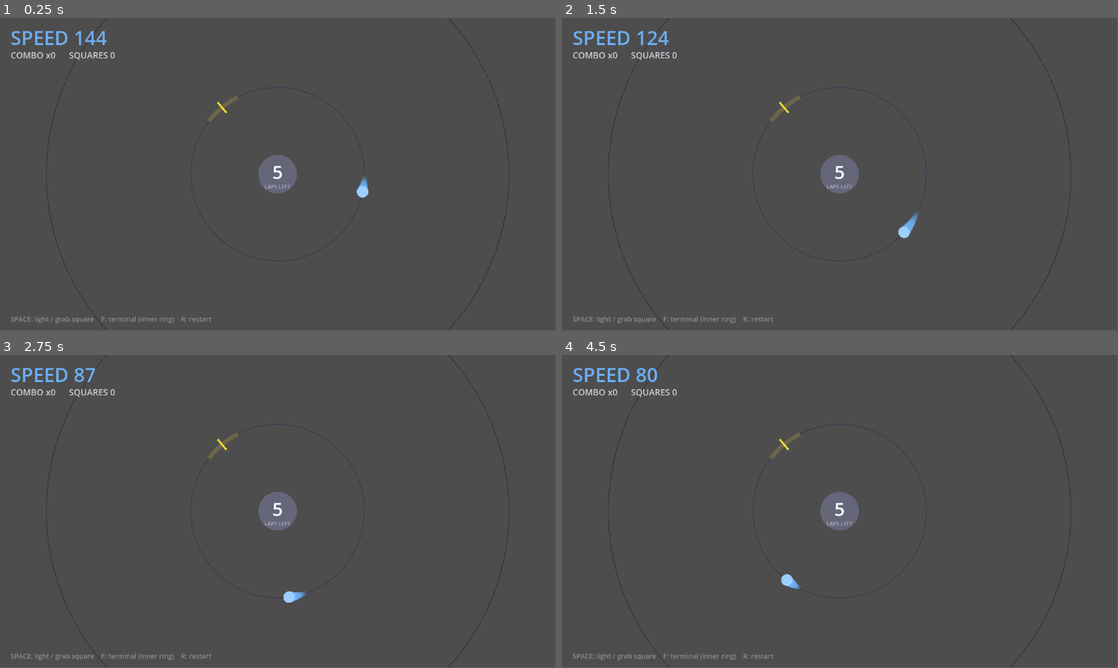
Above: before the commit, frames 1-4 (two rows, left to right).
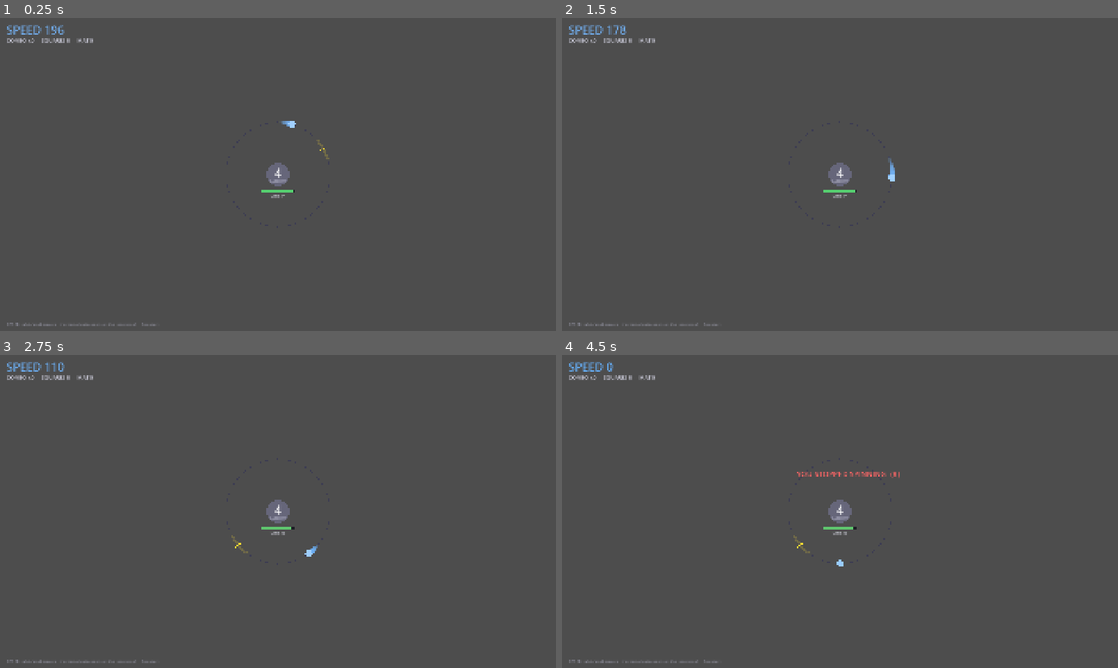
Above: after the commit, the same moments.

Repository: kjbrown-sandbox/juniper-dev-gamejam
Game: Godot game, scene res://Game.tscn
Same seed, same stepped clock (60 frames per second), same inputs: the game is played once before the commit and once after it.
Inputs:
- Up to frame 1 (0.25 s): no input
- Up to frame 2 (1.5 s): tap Enter at 0.5 s; hold Up 0.53-1.28 s; tap C at 0.6 s; tap Space at 0.77, 1.07 s; tap F at 0.8, 1.35 s; hold Down from 1.28 s (still down)
- Up to frame 3 (2.75 s): tap Space at 1.52, 1.82 s; tap 1 at 1.55, 2.1 s; release Down at 2.03 s; hold Up from 2.03 s (still down); tap 2 at 2.3 s
- Up to frame 4 (4.5 s): tap 2 at 2.85 s; tap Space at 3.02, 3.32, 3.77, 4.07 s; tap 3 at 3.05, 3.6 s; release Up at 3.53 s; hold Down from 3.53 s (still down); tap 4 at 3.8, 4.35 s
In our replay, the window is 799x449 before the commit and 800x450 after it. These sizes can differ from the game's own. Grey fills any space a smaller window leaves; there, only what the larger window draws over its background counts as a difference.

The runs differ from the first frame. In frame 1, 2.0% of the frame differs, in the area x 1-92%, y 0-100%; in frame 2, 2.0%; in frame 3, 2.0%; in frame 4, 2.2%.

Commit message:
Revolutions: 3-ring loop, asteroids, and a pile of feel fixes
- Phase 3: outer ring with counter-orbiting asteroids (ram 3x to crack for
  asteroid material; collect to win). Second currency + dual-light upgrade.
- Lights generalized to multiple at once; rising-cost "more squares" upgrade.
- Revolutions counted at a top tick (spawn at top, per-ring tick marks).
- Unlocks no longer pause: camera zooms out to the new ring and stays.
- Angular pace now scales by current ring radius, so outer rings genuinely feel
  slower (fixes the backwards traverse feel).
- Terminal auto-opens on landing at the hub (C closes, F feeds); squares are a
  finite batch refilled per hub visit instead of respawning on a timer.
- Stall-to-death wind-down; mid-glide SPACE is harmless. Display 1920x1080.

Co-Authored-By: Claude Opus 4.8 (1M context) <noreply@anthropic.com>

Diff:
--- a/Game.gd
+++ b/Game.gd
@@ -1,56 +1,71 @@
 extends Node2D
-# GRAY BOX — "Revolutions". Momentum feel + a dying-core economy. SPACE: nail the light
-# (the core PAYS core-power to create each one) to boost. Phase 1: do 5 laps on the
-# inner ring. Then a far outer ring unlocks where you harvest material squares to refuel
-# the core — but hauling cargo drags you down. Race a 50-lap countdown to win. F opens a
-# paused terminal to feed the core or buy upgrades. One file, all logic in _process, all
-# rendering in _draw. Disposable.
+# GRAY BOX — "Revolutions". Momentum feel + a dying-core economy across three rings.
+# SPACE: nail the light(s) (the core PAYS core-power per light) to boost. P1: 5 laps on
+# the inner ring. P2: a middle ring unlocks where you grab squares to refuel the core
+# (50 laps). P3: an outer ring unlocks with counter-orbiting asteroids — ram them 3x to
+# crack them for asteroid material; collect 500 to win. Laps are counted at the top tick.
+# Reaching the inner ring auto-opens a paused terminal to feed/upgrade (C closes). Disposable.
 
 # ── Rings ──────────────────────────────────────────────────
-@export var base_radius := 180.0       # inner ring (ring 0)
-@export var ring_gap := 300.0          # outer ring is far away so distance reads big
+@export var base_radius := 180.0
+@export var ring_gap := 300.0
 @export var planet_radius := 40.0
 @export var moon_radius := 12.0
-@export var traverse_time := 2.5        # s to glide between rings
-@export var traverse_cost := 25.0       # speed lost going OUT (half refunded going IN)
+@export var traverse_time := 2.0
+@export var traverse_cost := 25.0
 @export var view_margin := 0.80
 
 # ── Light / boost ──────────────────────────────────────────
 @export var gate_window := 0.22
-@export var light_delay := 1.0          # s after a hit before the next light spawns
-@export var light_cost := 1.0           # core power spent to spawn a light
-@export var start_speed := 150.0
-@export var min_speed := 80.0
+@export var light_delay := 1.0
+@export var light_cost := 1.0
+@export var light_ahead_min_deg := 30.0
+@export var light_ahead_max_deg := 180.0
+@export var start_speed := 200.0
+@export var min_speed := 0.0
+@export var death_speed := 50.0
+@export var stall_decay := 120.0
 @export var max_speed := 2500.0
-@export var boost_base := 45.0
+@export var boost_base := 60.0
 @export var combo_mult := 0.08
-@export var base_decay := 20.0
-@export var whiff_slow := 0.95
+@export var base_decay := 15.0
+@export var whiff_slow := 0.85
 @export var hitstop_time := 0.05
 
 # ── Core / materials / inventory ───────────────────────────
-@export var core_start := 20.0
-@export var core_cap := 99.0
-@export var feed_per_square := 5.0
-@export var material_max := 3
+@export var core_start := 15.0
+@export var core_cap := 15.0
+@export var feed_per_square := 7.0
+@export var material_max := 1
 @export var material_tol := 0.18
 @export var material_respawn_lo := 2.0
 @export var material_respawn_hi := 4.0
-@export var pickup_slow := 0.94         # speed kept when you scoop a square
-@export var square_decay := 18.0        # extra decay per carried square
+@export var pickup_slow := 1.0
+@export var square_decay := 10.0
+
+# ── Asteroids (ring 3 / outer) ─────────────────────────────
+@export var asteroid_max := 4
+@export var asteroid_radius := 16.0
+@export var asteroid_speed := 1.2       # rad/s, counter-orbiting (opposite the player)
+@export var asteroid_hits := 3          # rams to crack one
+@export var asteroid_hit_mult := 0.7    # speed kept when you ram one
+@export var asteroid_tol := 0.16        # rad window a ram registers
+@export var asteroid_hit_cd := 0.5      # s before the same rock can hit you again
 
 # ── Goal ───────────────────────────────────────────────────
 @export var p1_revs := 5
-@export var p2_revs := 50
-@export var cine_dur := 5.0
+@export var p2_revs := 20
+@export var p3_asteroids := 50
 
 # ── State ──────────────────────────────────────────────────
-var phase := "p1"        # p1 | cine | p2 | won
+var phase := "p1"        # p1 | p2 | p3 | stalling | dead | won
+var top_angle := -PI / 2.0
+var banner_text := ""
+var banner_timer := 0.0
 var angle := 0.0
 var speed := 0.0
 var combo := 0
 var revs_left := 0
-var rev_accum := 0.0
 var unlocked := 1
 var current_ring := 0
 var display_radius := 0.0
@@ -59,17 +74,18 @@
 var move_to := 0
 var move_t := 0.0
 var view_scale := 1.0
-var cine_t := 0.0
 
 var core := 0.0
-var core_visible := false
 var inventory := 0
-
-var has_light := false
-var light_angle := 0.0
+var asteroid_mats := 0
+
+var lights: Array = []   # angles (floats); up to light_count at once
+var light_count := 1
 var light_timer := 0.0
 
-var materials: Array = []   # { angle:float, active:bool, timer:float }
+var materials: Array = []   # angle floats (active squares on the middle ring)
+var asteroids: Array = []   # { angle, hits_left, cd }
+var maxsq_cost := 1
 var shop: Array = []
 var terminal_open := false
 
@@ -86,35 +102,37 @@
 
 
 func make_shop() -> Array:
-	# Only the reveal shows until bought; then the real upgrades appear.
-	if not core_visible:
-		return [{ "id": "reveal", "name": "Reveal core power", "cost": 1 }]
-	return [
-		{ "id": "inertia", "name": "Increase inertia (-square drag)", "cost": 2 },
-		{ "id": "boost",   "name": "Stronger light boost (+0.2 core/light)", "cost": 2 },
-		{ "id": "maxsq",   "name": "More squares at ring 2 (+1)", "cost": 3 },
+	var s: Array = [
+		{ "id": "inertia", "name": "Increase inertia (-square drag)", "cost": 2, "cur": "sq" },
+		{ "id": "boost",   "name": "Stronger light boost (+0.2 core/light)", "cost": 2, "cur": "sq" },
+		{ "id": "maxsq",   "name": "More squares (+1)", "cost": maxsq_cost, "cur": "sq" },
 	]
+	if light_count < 2:
+		s.append({ "id": "dual", "name": "Two light boosts at once", "cost": 1, "cur": "ast" })
+	return s
 
 
 func reset() -> void:
 	phase = "p1"
-	angle = 0.0
+	angle = top_angle
 	speed = start_speed
 	combo = 0
 	revs_left = p1_revs
-	rev_accum = 0.0
 	unlocked = 1
 	current_ring = 0
 	display_radius = ring_r(0)
 	moving = false
 	move_t = 0.0
-	cine_t = 0.0
+	banner_timer = 0.0
 	core = core_start
-	core_visible = false
 	inventory = 0
-	has_light = false
+	asteroid_mats = 0
+	lights.clear()
+	light_count = 1
 	light_timer = 0.0
 	materials.clear()
+	asteroids.clear()
+	maxsq_cost = 1
 	shop = make_shop()
 	terminal_open = false
 	trail.clear()
@@ -146,9 +164,8 @@
 
 
 func desired_scale() -> float:
-	if phase == "cine":
-		return frame_scale(ring_r(1)) if cine_t < cine_dur * 0.6 else frame_scale(ring_r(0))
-	return frame_scale(display_radius)
+	# Always frame the outermost unlocked ring, so each unlock zooms out and stays out.
+	return frame_scale(ring_r(unlocked - 1))
 
 
 func moon_world() -> Vector2:
@@ -167,42 +184,67 @@
 	return base_decay + inventory * square_decay
 
 
-# ── Light ──────────────────────────────────────────────────
-func aligned() -> bool:
-	return has_light and absf(wrapf(angle - light_angle, -PI, PI)) <= gate_window
-
-
-# ── Materials ──────────────────────────────────────────────
-func ensure_materials() -> void:
-	while materials.size() < material_max:
-		materials.append({ "angle": randf_range(-PI, PI), "active": false, "timer": randf_range(material_respawn_lo, material_respawn_hi) })
+func crossed(target: float, a0: float, a1: float) -> bool:
+	# True if the moon swept past `target` this frame (small forward step).
+	var r0 := wrapf(target - a0, -PI, PI)
+	var r1 := wrapf(target - a1, -PI, PI)
+	return signf(r0) != signf(r1) and absf(r0) < 1.0 and absf(r1) < 1.0
+
+
+# ── Lights ─────────────────────────────────────────────────
+func aligned_light() -> int:
+	for i in lights.size():
+		if absf(wrapf(angle - lights[i], -PI, PI)) <= gate_window:
+			return i
+	return -1
+
+
+func rand_ahead() -> float:
+	return wrapf(angle + deg_to_rad(randf_range(light_ahead_min_deg, light_ahead_max_deg)), -PI, PI)
+
+
+# ── Spawners ───────────────────────────────────────────────
+func refill_materials() -> void:
+	# A fresh finite batch; no respawn timer — you must return to the hub for more.
+	materials.clear()
+	for i in material_max:
+		materials.append(randf_range(-PI, PI))
+
+
+func ensure_asteroids() -> void:
+	while asteroids.size() < asteroid_max:
+		asteroids.append({ "angle": randf_range(-PI, PI), "hits_left": asteroid_hits, "cd": 0.0 })
 
 
 # ── Phase transitions ──────────────────────────────────────
 func on_revolution() -> void:
-	revs_left -= 1
-	if revs_left <= 0:
-		if phase == "p1":
-			phase = "cine"
-			cine_t = 0.0
-			unlocked = 2
-			has_light = false
-		elif phase == "p2":
-			revs_left = 0
-			phase = "won"
-
-
-func end_cine() -> void:
-	phase = "p2"
-	revs_left = p2_revs
-	current_ring = 0
-	display_radius = ring_r(0)
-	ensure_materials()
+	if phase == "p1":
+		revs_left -= 1
+		if revs_left <= 0:
+			unlock_ring(2, "p2")
+	elif phase == "p2":
+		revs_left -= 1
+		if revs_left <= 0:
+			unlock_ring(3, "p3")
+
+
+func unlock_ring(new_unlocked: int, next_phase: String) -> void:
+	# No cinematic pause — play continues; the camera just zooms out (and stays out).
+	unlocked = new_unlocked
+	phase = next_phase
+	banner_text = "RING %d UNLOCKED" % new_unlocked
+	banner_timer = 2.5
+	if next_phase == "p2":
+		revs_left = p2_revs
+		refill_materials()
+	elif next_phase == "p3":
+		refill_materials()
+		ensure_asteroids()
 
 
 # ── Sim ────────────────────────────────────────────────────
 func _process(delta: float) -> void:
-	if terminal_open or phase == "won":
+	if terminal_open or phase == "won" or phase == "dead":
 		queue_redraw()
 		return
 
@@ -212,13 +254,13 @@
 		sim = 0.0
 
 	if sim > 0.0:
-		if phase == "cine":
-			_tick_cine(sim)
+		if phase == "stalling":
+			_tick_stall(sim)
 		else:
 			_tick_play(sim)
 
-	# Juice timers.
 	view_scale = lerpf(view_scale, desired_scale(), clampf(3.0 * delta, 0.0, 1.0))
+	banner_timer = maxf(0.0, banner_timer - delta)
 	shake = maxf(0.0, shake - delta * 5.0)
 	for p in particles:
 		p.pos += p.vel * delta
@@ -236,59 +278,79 @@
 	queue_redraw()
 
 
-func _tick_cine(sim: float) -> void:
-	# Keep revolving, no decay, camera handled by desired_scale().
-	angle = wrapf(angle + (speed / base_radius) * sim, -PI, PI)
-	trail.append(moon_world())
-	if trail.size() > 26:
-		trail.pop_front()
-	cine_t += sim
-	if cine_t >= cine_dur:
-		end_cine()
+func _tick_stall(sim: float) -> void:
+	speed = maxf(0.0, speed - stall_decay * sim)
+	display_radius = ring_r(current_ring)
+	angle = wrapf(angle + (speed / display_radius) * sim, -PI, PI)
+	_trail()
+	if speed <= 1.0:
+		phase = "dead"
 
 
 func _tick_play(sim: float) -> void:
 	speed = clampf(speed - cur_decay() * sim, min_speed, max_speed)
-	# Angular pace uses the FIXED base radius so timing feel is ring-independent.
-	var dang := (speed / base_radius) * sim
-	angle = wrapf(angle + dang, -PI, PI)
-
-	rev_accum += dang
-	if rev_accum >= TAU:
-		rev_accum -= TAU
-		on_revolution()
-		if phase != "p2" and phase != "p1":
-			return
-
-	# Ring glide.
+	if speed <= death_speed:
+		phase = "stalling"
+		return
+	# Ring glide first, so the radius we're on this frame drives the angular pace.
 	if moving:
 		move_t += sim / maxf(0.001, traverse_time)
 		if move_t >= 1.0:
 			move_t = 1.0
 			moving = false
 			current_ring = move_to
+			if current_ring == 0:
+				terminal_open = true   # auto-open the terminal on reaching the hub
+				refill_materials()     # fresh batch of squares each time you return
 		display_radius = lerpf(ring_r(move_from), ring_r(move_to), move_t)
 	else:
 		display_radius = ring_r(current_ring)
 
-	# Light: respawn after delay, costs core. No core -> stall (no spawn).
-	if not has_light:
+	# Angular pace = speed / CURRENT radius, so bigger rings sweep slower (feel slower).
+	var dang := (speed / display_radius) * sim
+	var a0 := angle
+	angle = wrapf(angle + dang, -PI, PI)
+	# Laps are counted when you cross the top tick.
+	if (phase == "p1" or phase == "p2") and crossed(top_angle, a0, angle):
+		on_revolution()
+
+	# Lights: respawn light_count of them after the delay, each costing core.
+	if lights.is_empty():
 		light_timer -= sim
-		if light_timer <= 0.0 and core >= light_cost:
-			core -= light_cost
-			light_angle = randf_range(-PI, PI)
-			has_light = true
-
-	# Materials (phase 2, outer ring) — only respawn timers here; you grab them with SPACE.
-	if phase == "p2":
-		ensure_materials()
-		for m in materials:
-			if not m.active:
-				m.timer -= sim
-				if m.timer <= 0.0:
-					m.active = true
-					m.angle = randf_range(-PI, PI)
-
+		if light_timer <= 0.0:
+			for n in light_count:
+				if core >= light_cost:
+					core -= light_cost
+					lights.append(rand_ahead())
+
+	# Asteroids on the outer ring (P3): counter-orbit; ram them on ring 2 (index).
+	if phase == "p3":
+		ensure_asteroids()
+		for ast in asteroids:
+			ast.angle = wrapf(ast.angle - asteroid_speed * sim, -PI, PI)
+			if ast.cd > 0.0:
+				ast.cd -= sim
+		if current_ring == 2:
+			for ast in asteroids:
+				if ast.cd <= 0.0 and absf(wrapf(angle - ast.angle, -PI, PI)) < asteroid_tol:
+					speed = speed * asteroid_hit_mult
+					ast.cd = asteroid_hit_cd
+					ast.hits_left -= 1
+					shake = minf(1.8, shake + 0.5)
+					var ap := ring_point(ring_r(2), ast.angle)
+					for i in 8:
+						particles.append({ "pos": ap, "vel": Vector2.from_angle(randf_range(-PI, PI)) * randf_range(90.0, 220.0), "life": randf_range(0.2, 0.45) })
+					if ast.hits_left <= 0:
+						asteroid_mats += 1
+						popups.append({ "pos": ap, "text": "+MAT", "life": 0.7, "size": 16 })
+						if asteroid_mats >= p3_asteroids:
+							phase = "won"
+		asteroids = asteroids.filter(func(a): return a.hits_left > 0)
+
+	_trail()
+
+
+func _trail() -> void:
 	trail.append(moon_world())
 	if trail.size() > 26:
 		trail.pop_front()
@@ -302,26 +364,23 @@
 
 	if terminal_open:
 		match k:
-			KEY_F: terminal_open = false
-			KEY_C: feed_core()
-			KEY_1, KEY_2, KEY_3: buy(k - KEY_1)
+			KEY_C: terminal_open = false
+			KEY_F: feed_core()
+			KEY_1, KEY_2, KEY_3, KEY_4: buy(k - KEY_1)
 			KEY_R: reset()
 		return
 
+	var playing: bool = phase == "p1" or phase == "p2" or phase == "p3"
 	match k:
 		KEY_SPACE:
-			if phase == "p1" or phase == "p2":
+			if playing:
 				try_boost()
 		KEY_UP:
-			if phase == "p2":
+			if phase == "p2" or phase == "p3":
 				traverse(1)
 		KEY_DOWN:
-			if phase == "p2":
+			if phase == "p2" or phase == "p3":
 				traverse(-1)
-		KEY_F:
-			# Terminal only opens at the innermost ring.
-			if (phase == "p1" or phase == "p2") and current_ring == 0 and not moving:
-				terminal_open = true
 		KEY_R:
 			reset()
 
@@ -346,9 +405,7 @@
 	var best := -1
 	var bestd := material_tol
 	for i in materials.size():
-		if not materials[i].active:
-			continue
-		var d := absf(wrapf(angle - materials[i].angle, -PI, PI))
+		var d := absf(wrapf(angle - materials[i], -PI, PI))
 		if d < bestd:
 			bestd = d
 			best = i
@@ -356,10 +413,8 @@
 
 
 func acquire_material(i: int) -> void:
-	var m: Dictionary = materials[i]
-	var ma: float = m.angle
-	m.active = false
-	m.timer = randf_range(material_respawn_lo, material_respawn_hi)
+	var ma: float = materials[i]
+	materials.remove_at(i)
 	inventory += 1
 	speed = maxf(min_speed, speed * pickup_slow)
 	var mp := ring_point(ring_r(1), ma)
@@ -369,31 +424,36 @@
 
 
 func try_boost() -> void:
-	# On the outer ring, SPACE grabs a nearby square first.
-	if phase == "p2" and current_ring == 1:
+	if moving:
+		return   # mid-glide between rings: SPACE does nothing (no whiff penalty)
+	# On the middle ring, SPACE grabs a nearby square first.
+	if (phase == "p2" or phase == "p3") and current_ring == 1:
 		var mi := nearest_material()
 		if mi >= 0:
 			acquire_material(mi)
 			return
-	if not aligned():
+	var li := aligned_light()
+	if li < 0:
 		combo = 0
 		speed = maxf(min_speed, speed * whiff_slow)
 		shake = minf(1.5, shake + 0.2)
 		return
-	var q := 1.0 - absf(wrapf(angle - light_angle, -PI, PI)) / gate_window
+	var la: float = lights[li]
+	var q := 1.0 - absf(wrapf(angle - la, -PI, PI)) / gate_window
 	combo += 1
 	var gain := boost_base * (1.0 + combo * combo_mult) * (0.5 + 0.5 * q)
 	speed = minf(max_speed, speed + gain)
 	shake = minf(1.6, shake + 0.35 + 0.4 * q)
-	var lp := ring_point(display_radius, light_angle)
+	var lp := ring_point(display_radius, la)
 	for i in 12:
 		particles.append({ "pos": lp, "vel": Vector2.from_angle(randf_range(-PI, PI)) * randf_range(110.0, 280.0), "life": randf_range(0.25, 0.55) })
 	flashes.append({ "pos": lp, "life": 0.35 })
 	popups.append({ "pos": lp, "text": ("PERFECT" if q > 0.75 else "x%d" % combo), "life": 0.7, "size": 18 })
 	if q > 0.75:
 		hitstop = hitstop_time
-	has_light = false
-	light_timer = light_delay
+	lights.remove_at(li)
+	if lights.is_empty():
+		light_timer = light_delay
 
 
 func feed_core() -> void:
@@ -407,19 +467,25 @@
 		return
 	var item: Dictionary = shop[i]
 	var cost: int = item.cost
-	if inventory < cost:
-		return
-	inventory -= cost
+	var cur: String = item.cur
+	var have: int = inventory if cur == "sq" else asteroid_mats
+	if have < cost:
+		return
+	if cur == "sq":
+		inventory -= cost
+	else:
+		asteroid_mats -= cost
 	match item.id:
-		"reveal":
-			core_visible = true
 		"inertia":
 			square_decay = maxf(4.0, square_decay - 5.0)
 		"boost":
 			boost_base += 12.0
 			light_cost += 0.2
 		"maxsq":
-			material_max = mini(6, material_max + 1)
+			material_max = mini(10, material_max + 1)
+			maxsq_cost += 2
+		"dual":
+			light_count = 2
 	shop = make_shop()
 
 
@@ -440,34 +506,54 @@
 			sc.a = (t - 0.30) * 0.5
 			draw_line(c + d0 * r0, c + d0 * (r0 + 50.0 + t * 70.0), sc, 2.0)
 
-	# Rings (unlocked solid; next ring faint teaser).
+	# Rings, each with a tick mark at the top (the lap line).
+	var topd := Vector2(cos(top_angle), sin(top_angle))
 	for i in unlocked:
-		draw_arc(c, ring_r(i) * z, 0.0, TAU, 96, Color(0.24, 0.24, 0.32), 2.0)
-	if unlocked < 2:
-		draw_arc(c, ring_r(1) * z, 0.0, TAU, 96, Color(0.15, 0.15, 0.19), 1.0)
-
-	# Planet + revolutions-remaining counter.
+		var rr := ring_r(i) * z
+		draw_arc(c, rr, 0.0, TAU, 96, Color(0.24, 0.24, 0.32), 2.0)
+		draw_line(c + topd * (rr - 11.0), c + topd * (rr + 11.0), Color(0.9, 0.85, 0.4), 3.0)
+
+	# Planet + center counter.
 	draw_circle(c, planet_radius * z, Color(0.40, 0.40, 0.48))
-	draw_string(font, c + Vector2(-60, 10), str(revs_left), HORIZONTAL_ALIGNMENT_CENTER, 120, 38, Color(1, 1, 1))
-	draw_string(font, c + Vector2(-60, 30), "LAPS LEFT", HORIZONTAL_ALIGNMENT_CENTER, 120, 11, Color(0.7, 0.7, 0.78))
-
-	# Materials (outer ring squares).
-	for m in materials:
-		if not m.active:
-			continue
-		var ma: float = m.angle
+	var big := str(asteroid_mats) if phase == "p3" or phase == "won" else str(revs_left)
+	var label := "ASTEROIDS" if phase == "p3" or phase == "won" else "LAPS LEFT"
+	draw_string(font, c + Vector2(-60, 10), big, HORIZONTAL_ALIGNMENT_CENTER, 120, 38, Color(1, 1, 1))
+	draw_string(font, c + Vector2(-60, 30), label, HORIZONTAL_ALIGNMENT_CENTER, 120, 11, Color(0.7, 0.7, 0.78))
+
+	# Core health bar beneath the planet.
+	var cbw := 120.0
+	var cby := c.y + planet_radius * z + 14.0
+	var cbx := c.x - cbw * 0.5
+	var cfrac := clampf(core / core_cap, 0.0, 1.0)
+	draw_rect(Rect2(cbx, cby, cbw, 9.0), Color(0.12, 0.12, 0.15))
+	draw_rect(Rect2(cbx, cby, cbw * cfrac, 9.0), Color(0.85, 0.3, 0.3).lerp(Color(0.3, 0.85, 0.45), cfrac))
+	draw_string(font, Vector2(cbx, cby + 24.0), "CORE %d" % int(core), HORIZONTAL_ALIGNMENT_CENTER, cbw, 12, Color(0.9, 0.9, 0.95))
+
+	# Materials (middle ring squares) — finite batch, refilled at the hub.
+	for i in materials.size():
+		var ma: float = materials[i]
 		var mp := c + ring_point(ring_r(1), ma) * z
 		var msz := 11.0 * z
 		draw_rect(Rect2(mp - Vector2(msz, msz) * 0.5, Vector2(msz, msz)), Color(0.4, 0.85, 0.95))
 
-	# Light on the current ring.
-	if has_light:
+	# Asteroids (outer ring) with a remaining-hits number.
+	for ast in asteroids:
+		var aa: float = ast.angle
+		var hl: int = ast.hits_left
+		var ap := c + ring_point(ring_r(2), aa) * z
+		draw_circle(ap, asteroid_radius * z, Color(0.85, 0.3, 0.25))
+		draw_string(font, ap + Vector2(-20, -asteroid_radius * z - 4.0), str(hl), HORIZONTAL_ALIGNMENT_CENTER, 40, 16, Color(1, 1, 1))
+
+	# Lights on the current ring.
+	for i in lights.size():
+		var ang: float = lights[i]
 		var lr := display_radius * z
-		var col := Color(0.3, 1.0, 0.45) if aligned() else Color(0.95, 0.85, 0.2)
+		var on: bool = absf(wrapf(angle - ang, -PI, PI)) <= gate_window
+		var col := Color(0.3, 1.0, 0.45) if on else Color(0.95, 0.85, 0.2)
 		var zone := col
 		zone.a = 0.22
-		draw_arc(c, lr, light_angle - gate_window, light_angle + gate_window, 14, zone, 8.0)
-		var dir := Vector2(cos(light_angle), sin(light_angle))
+		draw_arc(c, lr, ang - gate_window, ang + gate_window, 14, zone, 8.0)
+		var dir := Vector2(cos(ang), sin(ang))
 		draw_line(c + dir * (lr - 14.0), c + dir * (lr + 14.0), col, 4.0)
 
 	for fl in flashes:
@@ -496,39 +582,40 @@
 
 func _draw_hud(font: Font, spd_col: Color) -> void:
 	draw_string(font, Vector2(22, 56), "SPEED %d" % int(speed), HORIZONTAL_ALIGNMENT_LEFT, -1, 40, spd_col)
-	var line2 := "COMBO x%d      SQUARES %d" % [combo, inventory]
-	if core_visible:
-		line2 += "      CORE %d" % int(core)
+	var line2 := "COMBO x%d      SQUARES %d      MAT %d" % [combo, inventory, asteroid_mats]
 	draw_string(font, Vector2(22, 84), line2, HORIZONTAL_ALIGNMENT_LEFT, -1, 18, Color(0.82, 0.82, 0.88))
-	if not has_light and core < light_cost and (phase == "p1" or phase == "p2"):
+	if lights.is_empty() and core < light_cost and (phase == "p1" or phase == "p2" or phase == "p3"):
 		draw_string(font, Vector2(22, 108), "CORE EMPTY — feed it (F) to relight", HORIZONTAL_ALIGNMENT_LEFT, -1, 16, Color(1, 0.5, 0.4))
 
-	var hint := "SPACE: light / grab square    F: terminal (inner ring)"
-	if phase == "p2":
+	var hint := "SPACE: light / grab square    (terminal auto-opens at the inner ring)"
+	if phase == "p2" or phase == "p3":
 		hint += "    UP/DOWN: switch ring"
 	hint += "    R: restart"
 	draw_string(font, Vector2(22, get_viewport_rect().size.y - 18), hint, HORIZONTAL_ALIGNMENT_LEFT, -1, 14, Color(0.55, 0.55, 0.6))
 
 	var sc := screen_center()
 	if phase == "won":
-		draw_string(font, sc + Vector2(-160, -120), "YOU MADE IT — 50 LAPS!  (R)", HORIZONTAL_ALIGNMENT_LEFT, -1, 26, Color(0.5, 1, 0.6))
-	elif phase == "cine":
-		draw_string(font, sc + Vector2(-150, -120), "RING 2 UNLOCKED", HORIZONTAL_ALIGNMENT_LEFT, -1, 24, Color(1, 1, 0.6))
-
-	# Terminal overlay (paused).
+		draw_string(font, sc + Vector2(-180, -120), "YOU MADE IT — 500 ASTEROIDS!  (R)", HORIZONTAL_ALIGNMENT_LEFT, -1, 26, Color(0.5, 1, 0.6))
+	elif phase == "dead":
+		draw_string(font, sc + Vector2(-150, -120), "YOU STOPPED SPINNING  (R)", HORIZONTAL_ALIGNMENT_LEFT, -1, 26, Color(1, 0.4, 0.4))
+	elif banner_timer > 0.0:
+		draw_string(font, sc + Vector2(-150, -120), banner_text, HORIZONTAL_ALIGNMENT_LEFT, -1, 24, Color(1, 1, 0.6))
+
 	if terminal_open:
 		var vp := get_viewport_rect().size
 		draw_rect(Rect2(0, 0, vp.x, vp.y), Color(0, 0, 0, 0.55))
-		var x := sc.x - 170.0
-		var y := sc.y - 110.0
-		draw_string(font, Vector2(x, y), "TERMINAL — SQUARES %d%s" % [inventory, ("   CORE %d" % int(core)) if core_visible else ""],
+		var x := sc.x - 180.0
+		var y := sc.y - 120.0
+		draw_string(font, Vector2(x, y), "TERMINAL — SQUARES %d   MAT %d   CORE %d" % [inventory, asteroid_mats, int(core)],
 			HORIZONTAL_ALIGNMENT_LEFT, -1, 20, Color(1, 1, 0.7))
-		draw_string(font, Vector2(x, y + 30), "C) Feed core: 1 square -> +%d" % int(feed_per_square),
+		draw_string(font, Vector2(x, y + 30), "F) Feed core: 1 square -> +%d" % int(feed_per_square),
 			HORIZONTAL_ALIGNMENT_LEFT, -1, 16, Color(0.6, 0.95, 0.7) if inventory >= 1 else Color(0.5, 0.5, 0.5))
 		for i in shop.size():
 			var item: Dictionary = shop[i]
-			var afford: bool = inventory >= int(item.cost)
-			draw_string(font, Vector2(x, y + 56 + i * 24), "%d) %s — %d sq" % [i + 1, item.name, int(item.cost)],
+			var cur: String = item.cur
+			var have: int = inventory if cur == "sq" else asteroid_mats
+			var afford: bool = have >= int(item.cost)
+			draw_string(font, Vector2(x, y + 56 + i * 24), "%d) %s — %d %s" % [i + 1, item.name, int(item.cost), cur],
 				HORIZONTAL_ALIGNMENT_LEFT, -1, 15, Color(0.85, 0.95, 0.85) if afford else Color(0.5, 0.5, 0.5))
-		draw_string(font, Vector2(x, y + 56 + shop.size() * 24 + 10), "F: close",
+		draw_string(font, Vector2(x, y + 56 + shop.size() * 24 + 10), "C: close",
 			HORIZONTAL_ALIGNMENT_LEFT, -1, 13, Color(0.6, 0.6, 0.65))
--- a/project.godot
+++ b/project.godot
@@ -15,6 +15,14 @@
 config/features=PackedStringArray("4.6", "GL Compatibility")
 config/icon="res://icon.svg"
 
+[display]
+
+window/size/viewport_width=1920
+window/size/viewport_height=1080
+window/size/resizable=false
+window/stretch/mode="canvas_items"
+window/stretch/aspect="expand"
+
 [physics]
 
 3d/physics_engine="Jolt Physics"
